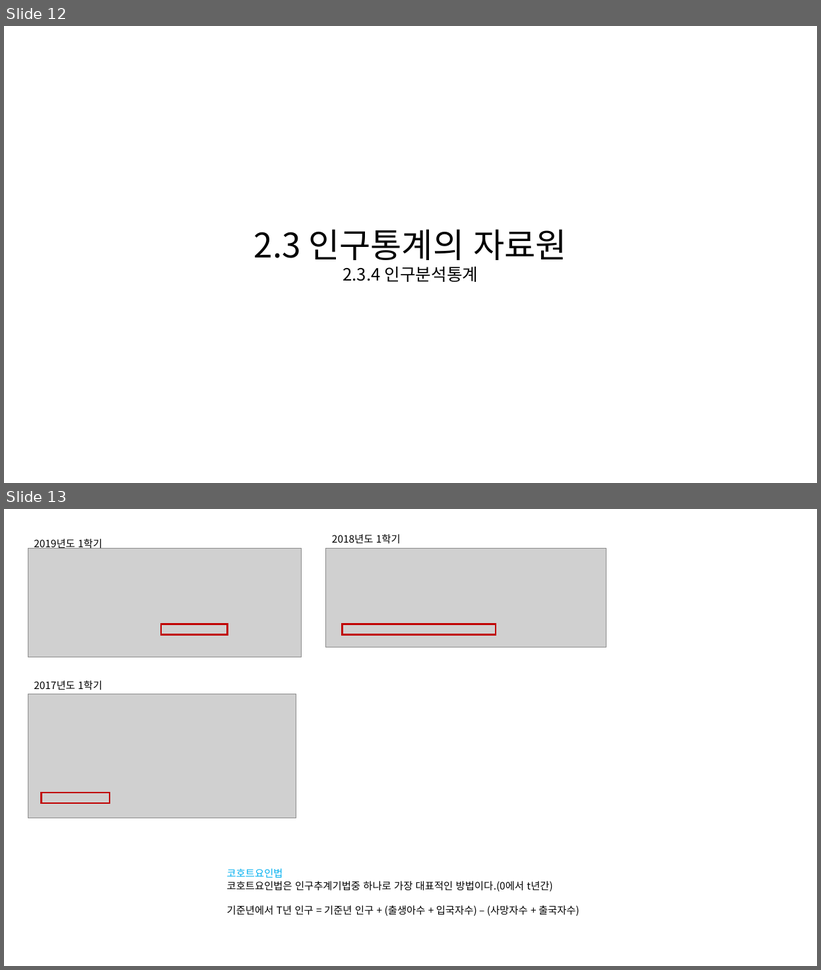
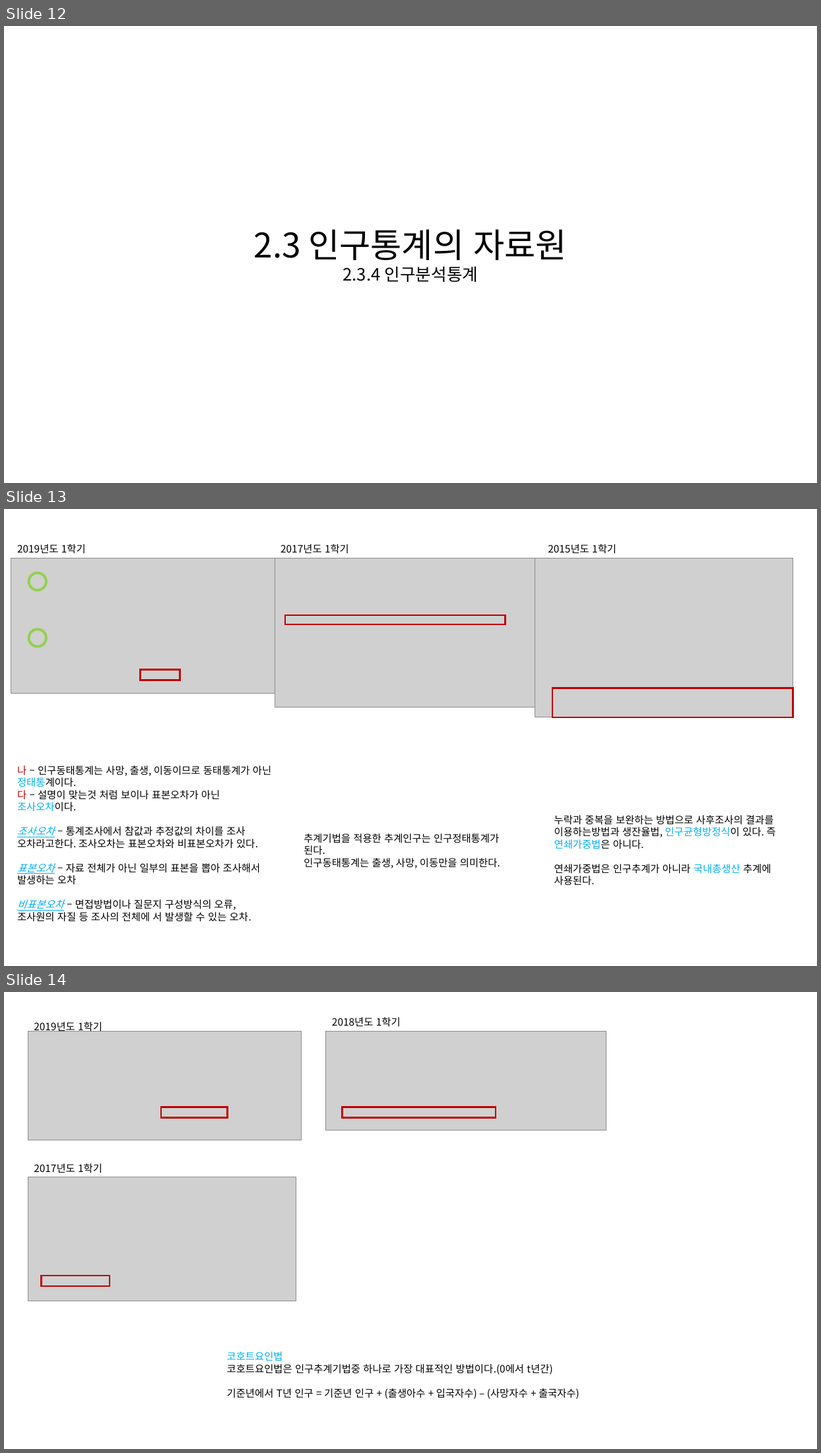
Before and after one commit to KNOU-STUDY/KNOU-UNDERSTANDING-NATIONAL-STATISTICS, a slide deck: previous_question/2장-인구통계.pptx. Shown one above the other, each under a label of ours: slides 12 and 13 before the commit, slides 12, 13 and 14 after it. The pictures are 821x970 and 821x1453 pixels, drawn with LibreOffice and Linux fonts; fonts in the diff are those of the drawing; grey boxes stand for pictures. Boxes give left, top, right and bottom in pixels: in the first picture for what was removed or moved away, otherwise in the second. Text is boxed around its words. In the diff, an @@ line names an element or a change of style, - is before the commit and + after.

Commit message:
refactor: chapter2

```diff
--- a/previous_question/2장-인구통계.pptx
+++ b/previous_question/2장-인구통계.pptx
@@ slide 13 added at <box>4,509,817,966</box>, background #FFFFFF @@
@@ text added at <box>17,544,86,554</box>, 12 pt, text #000000 @@
+2019년도 1학기
@@ text added at <box>281,544,349,554</box>, 12 pt, text #000000 @@
+2017년도 1학기
@@ text added at <box>548,544,616,554</box>, 12 pt, text #000000 @@
+2015년도 1학기
@@ picture added at <box>11,559,275,694</box> @@
@@ picture added at <box>275,559,543,707</box> @@
@@ picture added at <box>535,559,793,718</box> @@
@@ ellipse added at <box>29,573,46,590</box>, outline #92D050 3 pt @@
@@ rectangle added at <box>285,615,506,625</box>, outline #C00000 2 pt @@
@@ ellipse added at <box>29,629,46,646</box>, outline #92D050 3 pt @@
@@ rectangle added at <box>141,669,180,681</box>, outline #C00000 2 pt @@
@@ rectangle added at <box>553,689,793,718</box>, outline #C00000 2 pt @@
@@ text added at <box>17,766,271,922</box>, 12 pt, text #000000 @@
+나 – 인구동태통계는 사망, 출생, 이동이므로 동태통계가 아닌 정태통계이다.
+다 – 설명이 맞는것 처럼 보이나 표본오차가 아닌 조사오차이다.
+조사오차 – 통계조사에서 참값과 추정값의 차이를 조사 오차라고한다. 조사오차는 표본오차와 비표본오차가 있다.
+표본오차 – 자료 전체가 아닌 일부의 표본을 뽑아 조사해서 발생하는 오차
+비표본오차 – 면접방법이나 질문지 구성방식의 오류, 조사원의 자질 등 조사의 전체에 서 발생할 수 있는 오차.
@@ text added at <box>554,815,776,886</box>, 12 pt, text #000000 @@
+누락과 중복을 보완하는 방법으로 사후조사의 결과를 이용하는방법과 생잔율법, 인구균형방정식이 있다. 즉 연쇄가중법은 아니다.
+연쇄가중법은 인구추계가 아니라 국내총생산 추계에 사용된다.
@@ text added at <box>304,834,500,869</box>, 12 pt, text #000000 @@
+추계기법을 적용한 추계인구는 인구정태통계가 된다.
+인구동태통계는 출생, 사망, 이동만을 의미한다.
@@ what was slide 13 is now slide 14 @@
```
